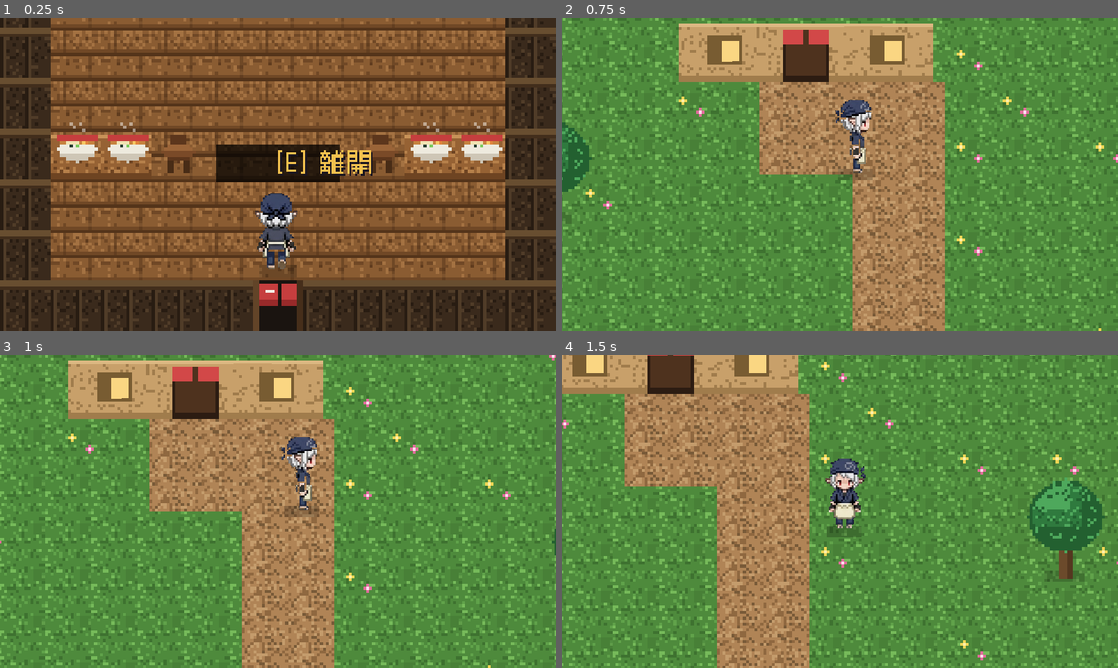
Above: before the commit, frames 1-4 (two rows, left to right).
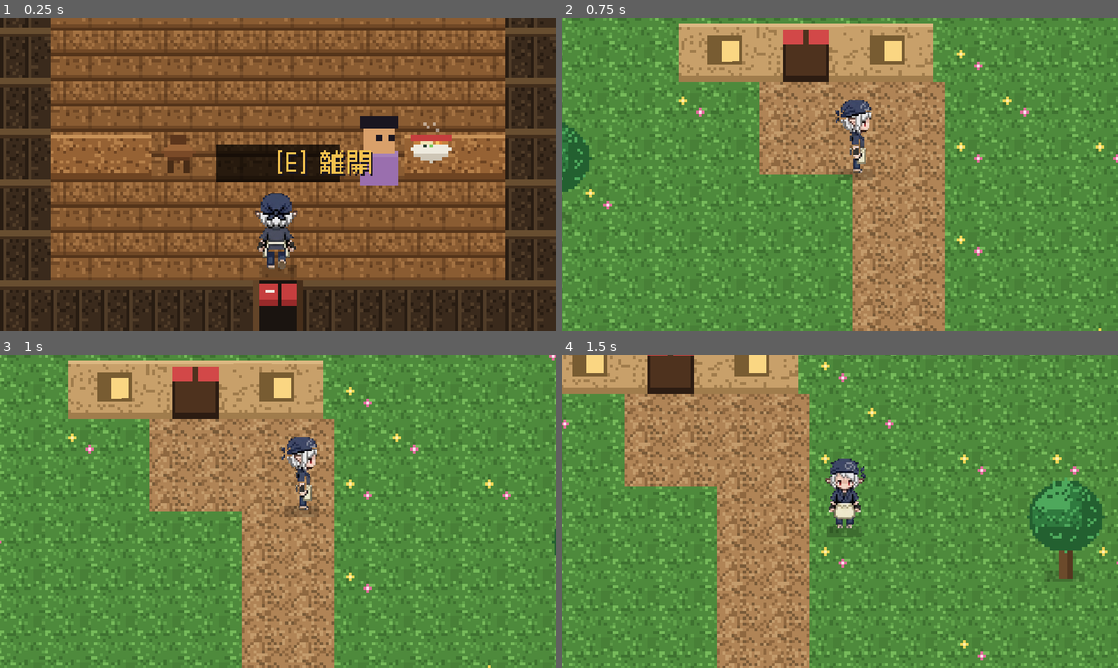
Above: after the commit, the same moments.

Repository: meloalright/ramen-ya
Game: Godot game, scene res://scenes/Shop.tscn
Same seed, same stepped clock (60 frames per second), same inputs: the game is played once before the commit and once after it. This scene is started directly instead of the project's main scene.
Inputs (mouse positions are in pixels of both pictures, inside the frame that each line leads up to):
- Up to frame 1 (0.25 s): no input
- Up to frame 2 (0.75 s): tap Enter at 0.5 s; move the mouse to (962, 158) at 0.52 s; hold D from 0.53 s (still down); tap M at 0.6 s; click (962, 158) at 0.67 s
- Up to frame 3 (1 s): keep holding D; tap Space at 0.77 s; tap E at 0.8 s
- Up to frame 4 (1.5 s): move the mouse to (728, 527) at 1.27 s; release D at 1.28 s; hold S from 1.28 s (still down); tap E at 1.35 s

The runs differ from the first frame. In frame 1, 2.9% of the frame differs, in the area x 10-91%, y 31-54%; in frame 2, nothing differs; in frame 3, nothing differs; in frame 4, nothing differs.

Commit message:
feat: seat decorative diners in the shop; ramen only on occupied tables
- ~60% of booths get a seated customer (static, no interaction) so the
  shop looks busy; diners face their table
- a ramen bowl is drawn only on a table that has a diner; empty booths
  show a bare table

Co-Authored-By: Claude Opus 4.8 (1M context) <noreply@anthropic.com>

Diff:
--- a/scripts/Shop.gd
+++ b/scripts/Shop.gd
@@ -18,6 +18,10 @@
 var map: Array = []
 var counter_zone: Rect2          # floor strip right in front of the counter
 var door_cell := Vector2i(-1, -1)
+
+# decorative seated customers (no interaction, just to look busy)
+var seated := {}                 # chair Vector2i -> face int
+var bowl_tables := {}            # table Vector2i -> true (a ramen bowl sits here)
 
 # remembers where to drop the player when (re)entering this scene
 static var entry := "door"       # "door" (from overworld) | "counter" (from cooking)
@@ -162,16 +166,23 @@
 	map[MAP_H - 1][dx] = DOOR
 	door_cell = Vector2i(dx, MAP_H - 1)
 
-	# booths down both walls, with a clear central aisle (x4,5,6)
+	# booths down both walls (clear central aisle), some with seated diners
+	seed(771)
+	seated.clear()
+	bowl_tables.clear()
 	for ry in [6, 10, 14, 18, 22, 26]:
-		# left booth: table against the wall, chair facing the aisle
-		map[ry][1] = TABLE
-		map[ry][2] = TABLE
-		map[ry][3] = CHAIR
-		# right booth
-		map[ry][MAP_W - 2] = TABLE
-		map[ry][MAP_W - 3] = TABLE
-		map[ry][MAP_W - 4] = CHAIR
+		_make_booth(ry, 1, 2, 3)                              # left
+		_make_booth(ry, MAP_W - 2, MAP_W - 3, MAP_W - 4)     # right
+
+
+func _make_booth(ry: int, t_outer: int, t_inner: int, chair_x: int) -> void:
+	map[ry][t_outer] = TABLE
+	map[ry][t_inner] = TABLE
+	map[ry][chair_x] = CHAIR
+	# seat a customer in most booths → bowl on the table in front of them
+	if randi() % 100 < 60:
+		seated[Vector2i(chair_x, ry)] = randi() % 4
+		bowl_tables[Vector2i(t_inner, ry)] = true
 
 
 # =====================================================================
@@ -408,15 +419,17 @@
 func _draw_table(tx: int, ty: int) -> void:
 	var px := tx * TILE
 	var py := ty * TILE
+	var has_bowl: bool = bowl_tables.has(Vector2i(tx, ty))
 	if tex.has("table"):
 		draw_texture_rect(tex["table"], Rect2(px, py, TILE, TILE), false)
-		if tex.has("bowl"):
+		if has_bowl and tex.has("bowl"):
 			draw_texture_rect(tex["bowl"], Rect2(px, py - 3, TILE, TILE), false)
 	else:
 		draw_rect(Rect2(px, py + 3, TILE, TILE - 4), C_TABLE)
 		draw_rect(Rect2(px, py + 3, TILE, 3), C_TABLE_HI)
-		draw_rect(Rect2(px + 4, py + 6, 9, 5), C_BOWL)
-		draw_rect(Rect2(px + 4, py + 6, 9, 2), C_DOOR)
+		if has_bowl:
+			draw_rect(Rect2(px + 4, py + 6, 9, 5), C_BOWL)
+			draw_rect(Rect2(px + 4, py + 6, 9, 2), C_DOOR)
 
 
 func _draw_chair(tx: int, ty: int) -> void:
@@ -427,6 +440,32 @@
 	else:
 		draw_rect(Rect2(px + 3, py + 6, TILE - 6, TILE - 8), C_CHAIR)
 		draw_rect(Rect2(px + 3, py + 4, TILE - 6, 3), C_TABLE_HI)
+	# a seated diner on this chair?
+	var cell := Vector2i(tx, ty)
+	if seated.has(cell):
+		_draw_diner(tx, ty, int(seated[cell]))
+
+
+func _draw_diner(tx: int, ty: int, face: int) -> void:
+	var skins := [Color("e8b98c"), Color("c98a5a"), Color("f0cba0"), Color("d9a06a")]
+	var cloths := [Color("4e6fae"), Color("ae4e6f"), Color("4eae8a"), Color("9a6fae")]
+	var skin: Color = skins[face % 4]
+	var cloth: Color = cloths[face % 4]
+	var cx := tx * TILE + TILE / 2.0
+	var cy := ty * TILE + TILE / 2.0
+	var left := tx < MAP_W / 2          # diner faces their table (toward the wall)
+	# body + head sitting at the table
+	draw_rect(Rect2(cx - 6, cy - 1, 12, 11), cloth)
+	draw_rect(Rect2(cx - 6, cy - 1, 12, 2), Color(1, 1, 1, 0.12))
+	draw_rect(Rect2(cx - 5, cy - 11, 10, 11), skin)
+	draw_rect(Rect2(cx - 6, cy - 12, 12, 4), C_INK)
+	# eyes toward the facing side
+	if left:
+		draw_rect(Rect2(cx - 5, cy - 6, 2, 2), C_INK)
+		draw_rect(Rect2(cx - 1, cy - 6, 2, 2), C_INK)
+	else:
+		draw_rect(Rect2(cx - 1, cy - 6, 2, 2), C_INK)
+		draw_rect(Rect2(cx + 3, cy - 6, 2, 2), C_INK)
 
 
 func _draw_player() -> void:
Not shown, changed: README.md
